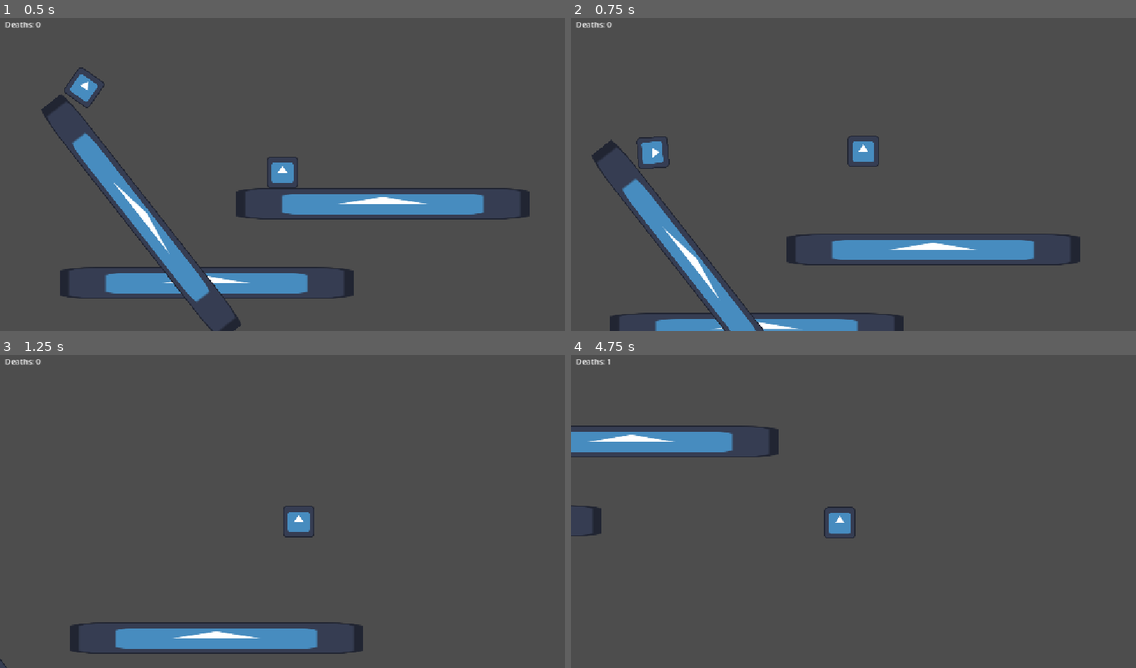
Above: before the commit, frames 1-4 (two rows, left to right).
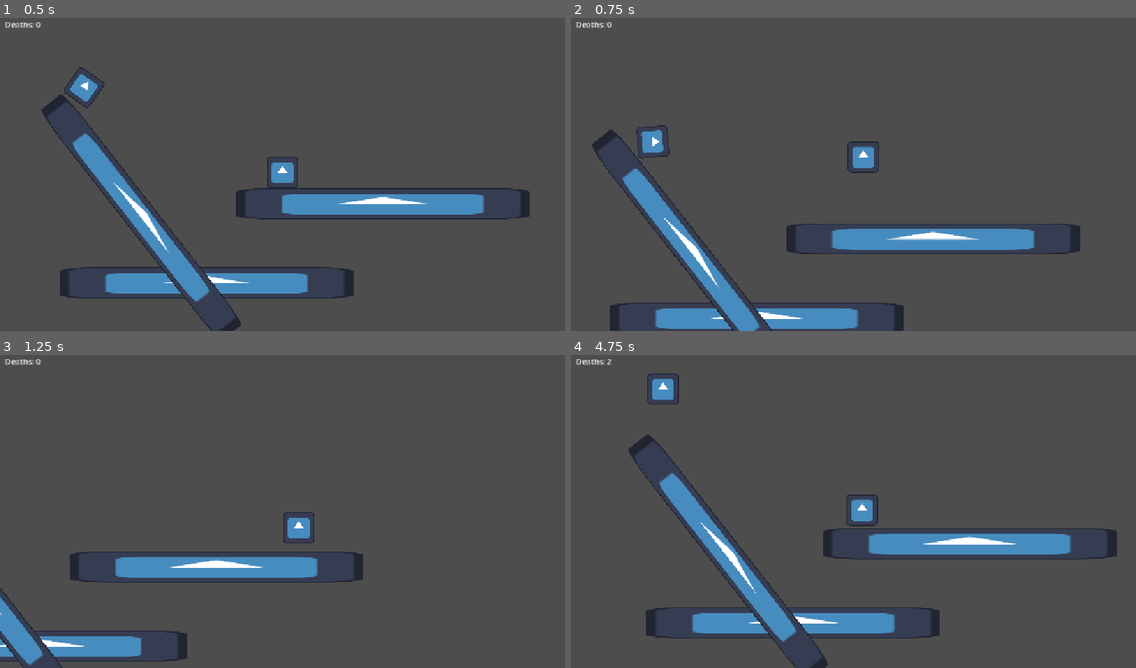
Above: after the commit, the same moments.

Repository: lmg-abe/runny-nose
Game: Godot game, scene res://main.tscn
Two runs of this game, one before a commit and one after it. Both use one fixed random seed, a clock stepped at 60 frames per second and the inputs below. The engine's default icon, where the game draws it, is replaced by a stand-in: a white triangle on a blue panel in a dark square.
Inputs:
- Up to frame 1 (0.5 s): no input
- Up to frame 2 (0.75 s): hold D (move_right) from 0.53 s (still down); tap Shift (sneeze) at 0.6 s
- Up to frame 3 (1.25 s): keep holding D (move_right); tap Space (jump) at 0.77, 0.8, 1.07 s
- Up to frame 4 (4.75 s): tap Space (jump) at 1.35, 1.52, 1.82, 2.3, 3.02, 3.32, 3.77, 3.8, 4.07, 4.35, 4.52 s; tap Shift (sneeze) at 1.55, 2.85, 3.6, 4.55 s; release D (move_right) at 2.03 s; hold A (move_left) 2.03-2.78 s; tap E (dash) at 2.1 s; hold D (move_right) 2.78-4.28 s; hold A (move_left) from 4.28 s (still down)

Frame 1 is identical in both runs. In frame 2, 8.0% of the frame differs, in the area x 3-91%, y 34-100%; in frame 3, 7.9%; in frame 4, 12%, in the area x 0-97%, y 1-100%.

Commit message:
added zero out to sneeze

Diff:
--- a/player_movement.gd
+++ b/player_movement.gd
@@ -4,9 +4,9 @@
 @export var friction : float = 0.8
 @export var dashSpeed : int = 2000
 @export var gravity : int = 100
-@export var jumpSpeed : int = 2000
-@export var secondJumpSpeed : int = 2500
-@export var maxRise : int = -3000
+@export var jumpSpeed : int = 1500
+@export var secondJumpSpeed : int = 2000
+@export var maxRise : int = -2000
 var canSneeze : bool = false
 var canDash : bool = false
 
@@ -22,6 +22,8 @@
 	if Input.is_action_just_pressed("jump") and is_on_floor():
 		velocity.y=-jumpSpeed
 	if canSneeze and Input.is_action_just_pressed("sneeze") :
+		if velocity.y > 0 :
+			velocity.y = 0
 		velocity.y -= secondJumpSpeed
 		canSneeze = false
 	if velocity.y < maxRise :
